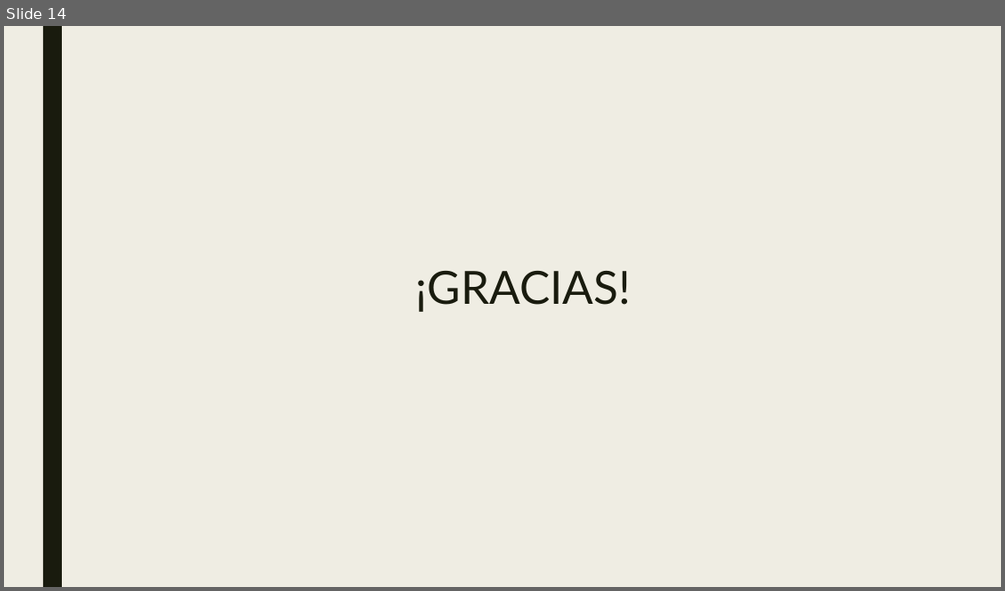
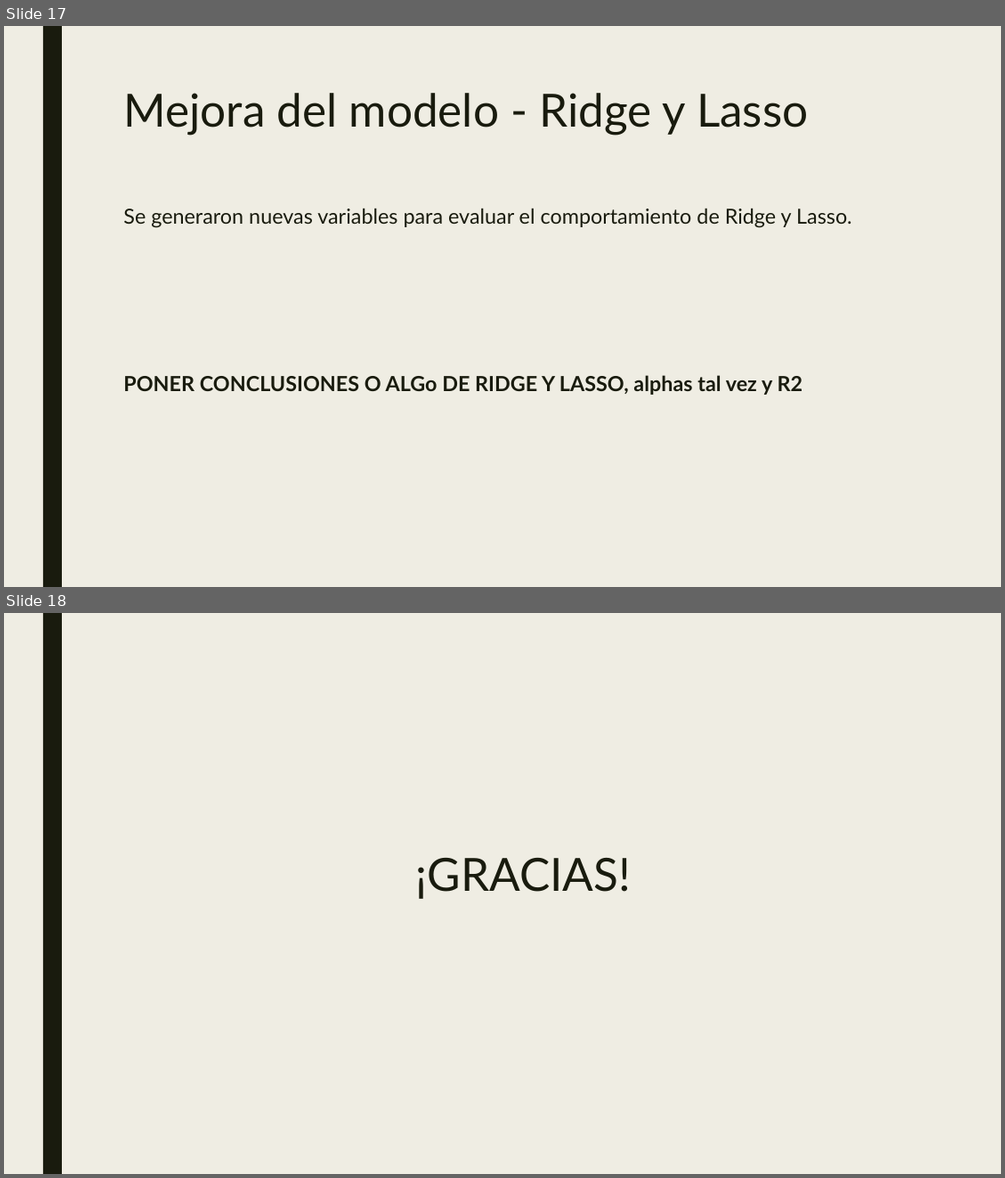
Before and after one commit to varelapablos/Desafio1-G3, a slide deck: Presentación - Desafio 2 - Regresión Lineal Properati.pptx. Shown one above the other, each under a label of ours: slide 14 before the commit, slides 17 and 18 after it. The pictures are 1005x591 and 1005x1178 pixels, drawn with LibreOffice and Linux fonts; fonts in the diff are those of the drawing. Boxes give left, top, right and bottom in pixels: in the first picture for what was removed or moved away, otherwise in the second. Text is boxed around its words. In the diff, an @@ line names an element or a change of style, - is before the commit and + after.

```diff
--- a/Presentación - Desafio 2 - Regresión Lineal Properati.pptx
+++ b/Presentación - Desafio 2 - Regresión Lineal Properati.pptx
@@ slide 17 added at box(4, 26, 1001, 587), background #EFEDE3; not listed: 1 template element that a slide beside it also shows @@
@@ title added at box(123, 93, 808, 135), 44 pt, text #191B0E @@
+Mejora del modelo - Ridge y Lasso
@@ text added at box(123, 208, 852, 394), 20 pt, text #191B0E @@
+Se generaron nuevas variables para evaluar el comportamiento de Ridge y Lasso.
+PONER CONCLUSIONES O ALGo DE RIDGE Y LASSO, alphas tal vez y R2
+.
@@ what was slide 14 is now slide 18 @@
```
Also in this commit, not shown: 2 slides changed, 14 other slides added, 11 slides removed.
